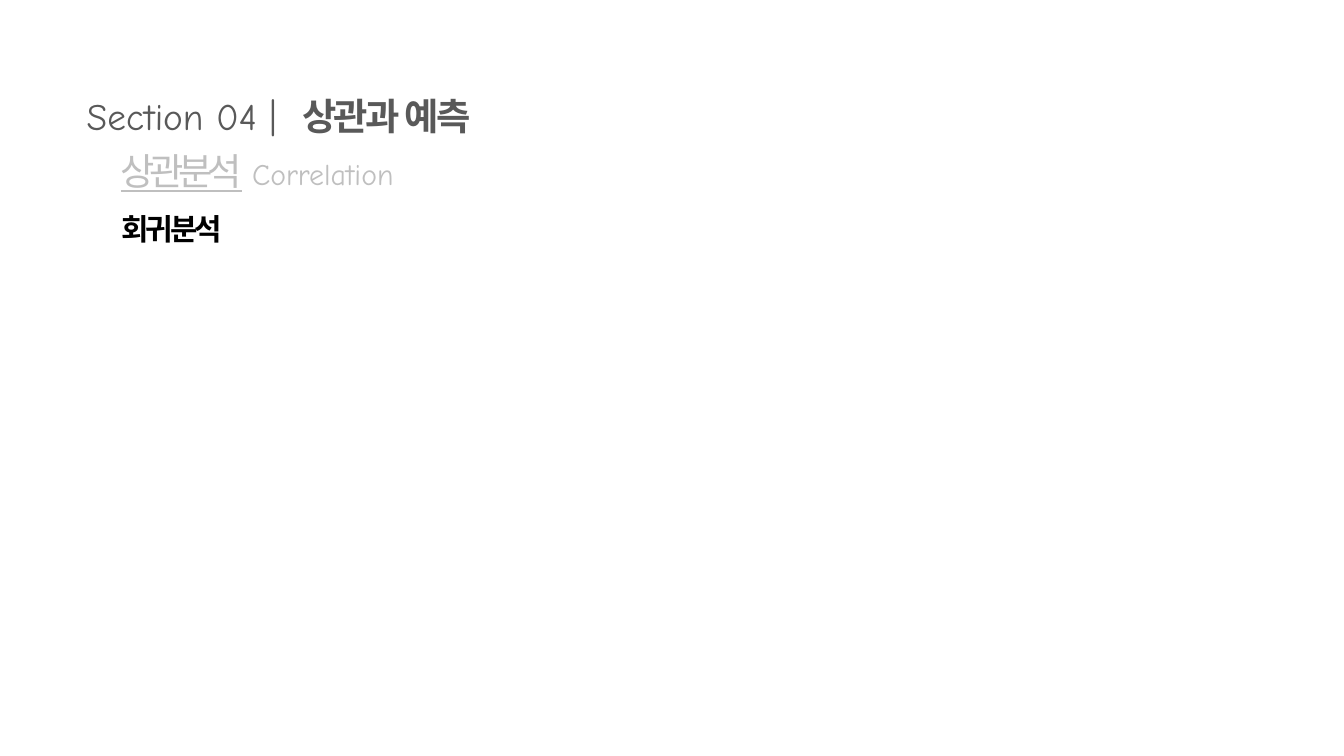
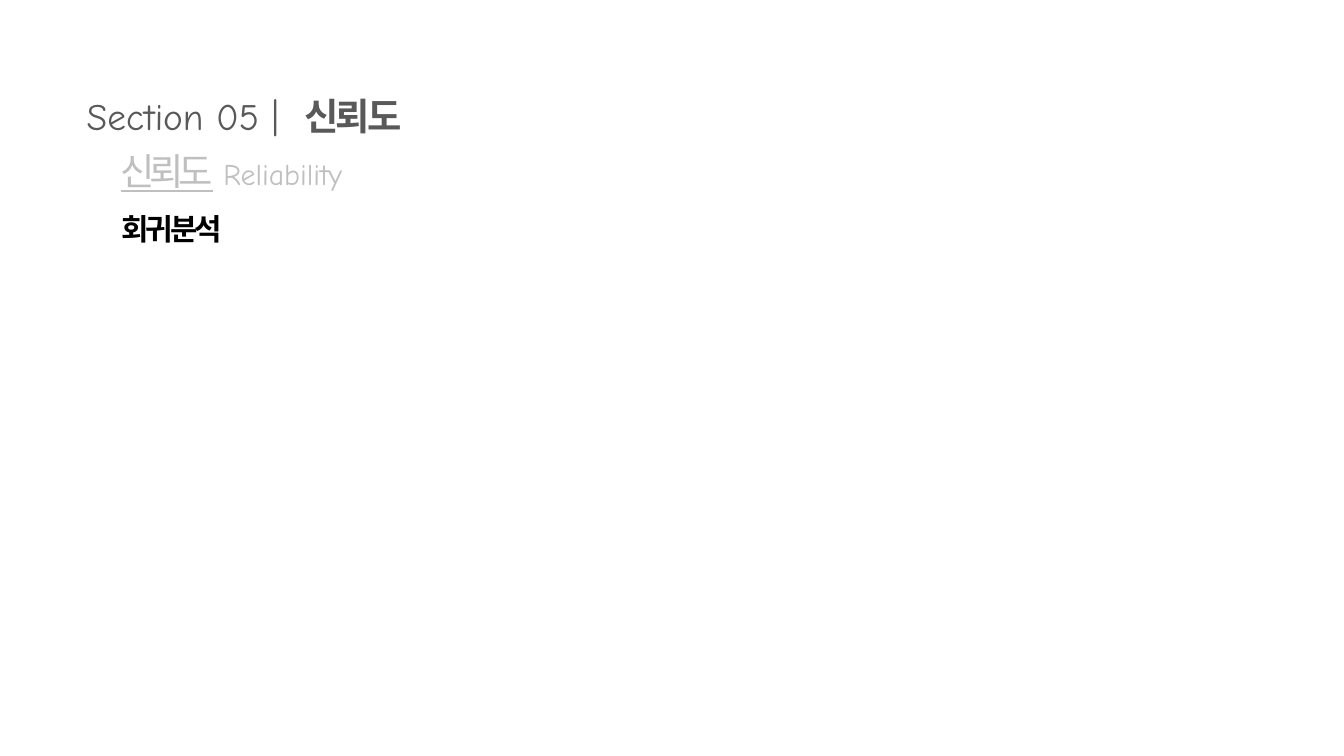
Before and after one commit to analysispark/obsidian_vault, a slide deck: slide 7 of 02_Area/Lecture_측정평가/template.pptx. Drawn at 1344x756 pixels with LibreOffice and Linux fonts; fonts in the diff are those of the drawing; grey boxes stand for pictures; background and template pictures are left out. Boxes give left, top, right and bottom in pixels: in the first picture for what was removed or moved away, otherwise in the second. Text is boxed around its words. In the diff, an @@ line names an element or a change of style, - is before the commit and + after.

```diff
--- a/02_Area/Lecture_측정평가/template.pptx
+++ b/02_Area/Lecture_측정평가/template.pptx
@@ text at [87, 98, 402, 134]: text changed @@
-Section 04 | 상관과 예측
+Section 05 | 신뢰도
@@ text at [121, 154, 342, 192]: text changed @@
-상관분석 Correlation
+신뢰도 Reliability
```
Also in this commit, not shown: 7 other slides changed, 40 other files.
